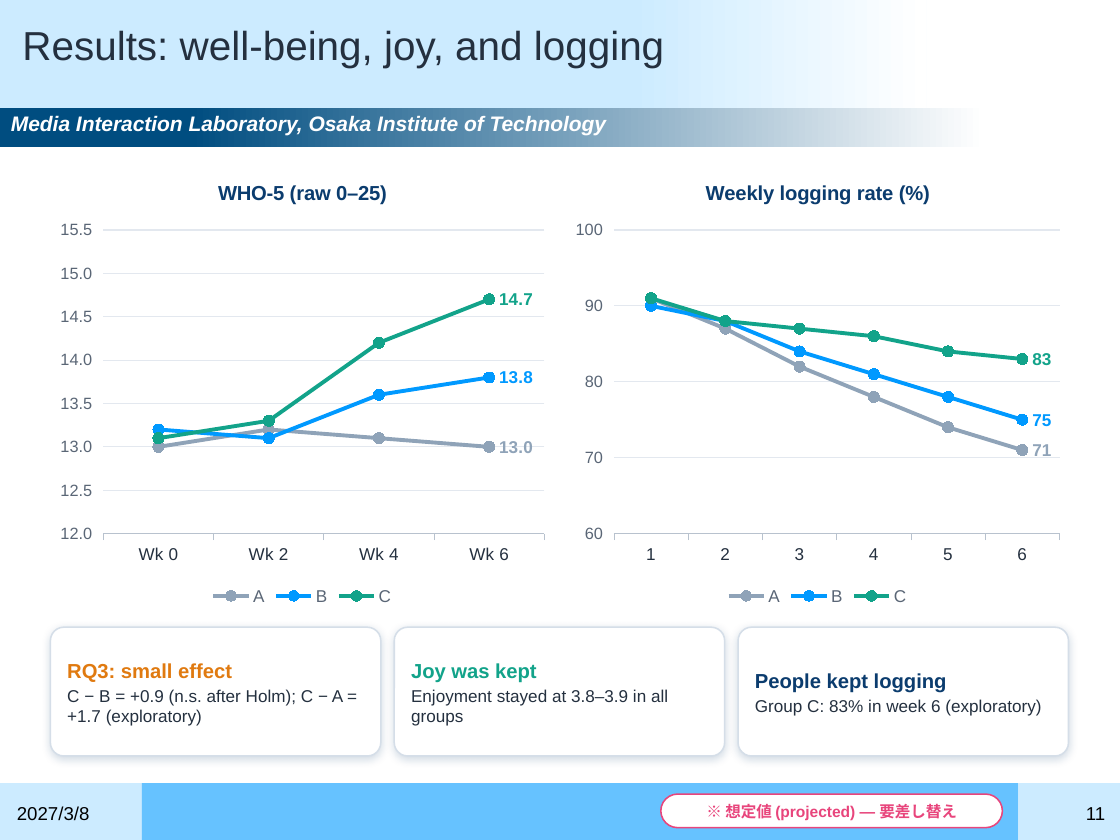
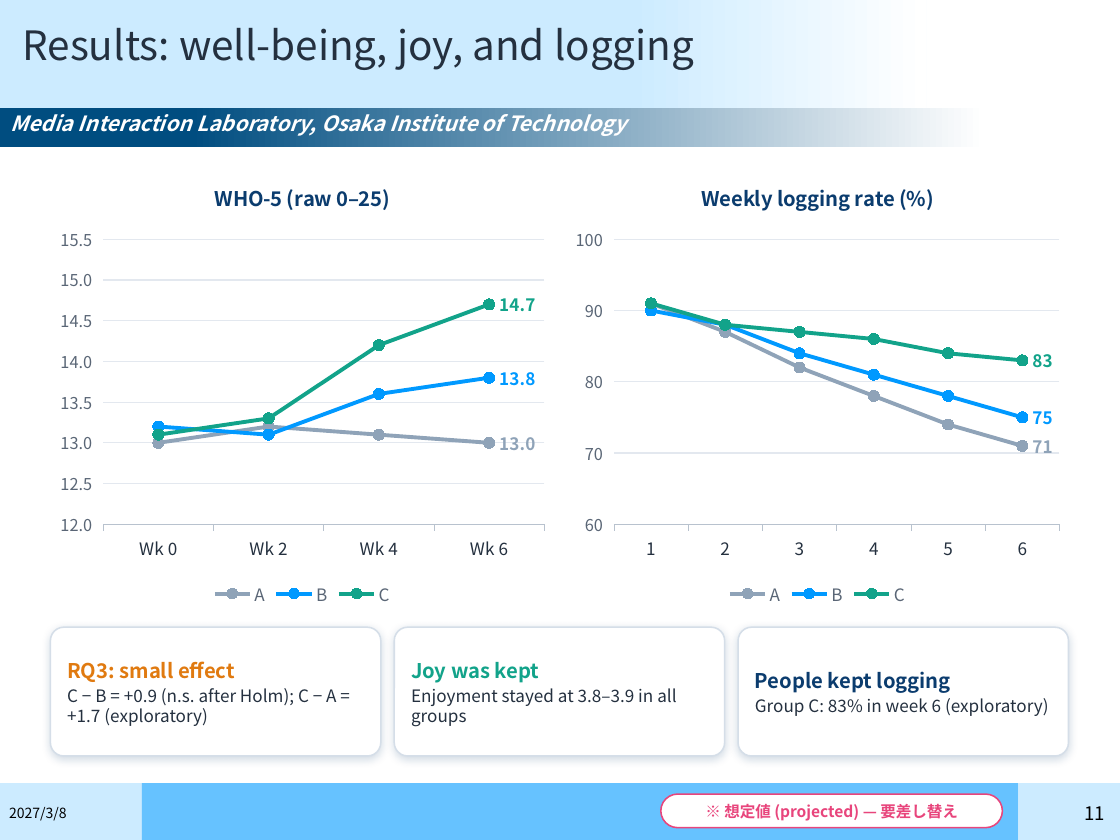
Before and after one commit to gen3121/semonster, a slide deck: slide 11 of research-materials/slides/08_発表②_202703_CHIIR2027_英語発表.pptx. Drawn at 1120x840 pixels with LibreOffice and Linux fonts; fonts in the diff are those of the drawing; background and template pictures are left out. Boxes give left, top, right and bottom in pixels: in the first picture for what was removed or moved away, otherwise in the second. Text is boxed around its words. In the diff, an @@ line names an element or a change of style, - is before the commit and + after.

```diff
--- a/research-materials/slides/08_発表②_202703_CHIIR2027_英語発表.pptx
+++ b/research-materials/slides/08_発表②_202703_CHIIR2027_英語発表.pptx
@@ font Arial to Noto Sans CJK JP in 7 elements at (x1=22, y1=28, x2=694, y2=70), (x1=1085, y1=806, x2=1106, y2=820), (x1=67, y1=661, x2=336, y2=726), (x1=411, y1=662, x2=676, y2=727), (x1=755, y1=671, x2=1049, y2=716), (x1=661, y1=794, x2=1002, y2=828), (x1=11, y1=114, x2=626, y2=136) @@
@@ line chart at (x1=50, y1=162, x2=554, y2=610) @@
@@ legend changed @@
@@ category axis changed @@
@@ value axis changed @@
@@ lettering changed @@
@@ line chart at (x1=566, y1=162, x2=1070, y2=610) @@
@@ legend changed @@
@@ category axis changed @@
@@ value axis changed @@
@@ lettering changed @@
@@ text "2027/3/8" at (x1=9, y1=807, x2=67, y2=821): size 12 to 9 pt, font Arial to Noto Sans CJK JP @@
```
Also in this commit, not shown: 13 other slides changed, 33 other files.
